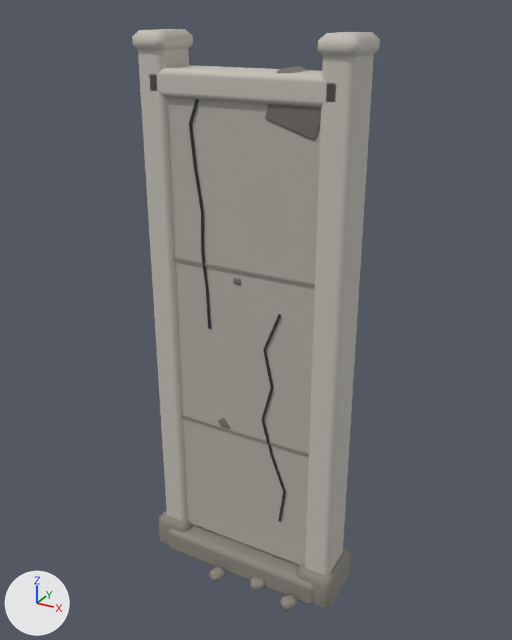
An edit to the glTF model navigateur/export/unity/barriere_beton_abime2.glb, drawn before and after from the same camera.
Camera for both pictures: a camera (50 mm lens) standing at (0.878, -1.567, 1.629) and looking at (0.013, 0.006, 0.842). Lighting does not change. The marker at lower left points along +X, +Y and +Z. The first picture is the older version. Vertices at exactly the same position are counted once.

Objects in the first picture: 'barriere_beton_cl.012', 'barriere_beton_cl_casse.008', 'barriere_beton_cl_clair.012', 'barriere_beton_cl_sombre.012', 'barriere_noir_cl.008', 'poteau_d_beton_cl_clair.012', 'poteau_d_beton_cl_sombre.012', 'poteau_g_beton_cl_clair.012' and 1 more.
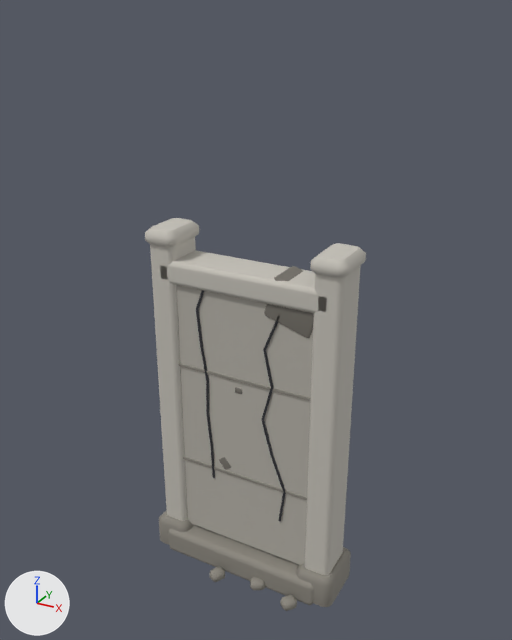
Pixel boxes [x1, y1, x2, y2] of what changed, in the pictures (512 x 640 px; the box of a moved part takes in the faces that stretch with it):
'barriere_beton_cl.012', reshaped (10% narrower, 40% shorter): before [167, 97, 320, 565]; after [176, 285, 313, 565]
'poteau_d_beton_cl_clair.012', mesh rescaled (18% narrower, 39% shorter): before [305, 32, 380, 575]; after [305, 243, 366, 575]
'poteau_g_beton_cl_clair.012', mesh rescaled (11% narrower, 38% shorter): before [132, 29, 193, 521]; after [145, 218, 199, 521]
'barriere_beton_cl_clair.012', moved: before [150, 65, 336, 107]; after [161, 250, 327, 313]
'barriere_beton_cl_casse.008', reshaped (mostly hidden): before [218, 66, 321, 429]; after [219, 266, 314, 470]
'barriere_noir_cl.008', reshaped (7% narrower, 45% shorter): before [189, 99, 286, 521]; after [196, 290, 286, 521]
part 2 of me_barriere_beton_cl_casse_012, moved or reshaped: before [233, 278, 241, 285]; after [235, 387, 242, 394]
part 3 of me_barriere_beton_cl_casse_012, moved or reshaped: before [218, 418, 230, 429]; after [219, 457, 231, 470]
part 4 of me_barriere_beton_cl_casse_012, moved or reshaped: before [265, 66, 321, 141]; after [264, 266, 314, 338]
part 6 of me_barriere_noir_cl_010, moved or reshaped: before [189, 99, 199, 125]; after [196, 290, 204, 310]
part 7 of me_barriere_noir_cl_010, moved or reshaped: before [189, 124, 197, 169]; after [196, 309, 203, 346]
part 8 of me_barriere_noir_cl_010, moved or reshaped: before [194, 169, 204, 212]; after [200, 346, 209, 382]
part 9 of me_barriere_noir_cl_010, moved or reshaped: before [201, 212, 204, 252]; after [206, 381, 209, 415]
part 10 of me_barriere_noir_cl_010, moved or reshaped: before [201, 252, 209, 292]; after [206, 414, 213, 447]
part 11 of me_barriere_noir_cl_010, moved or reshaped: before [206, 291, 211, 329]; after [211, 447, 215, 478]

The change, as a list of edits to the scene's bpy script:
```text
Change me_barriere_beton_cl_018:
    remove me_barriere_beton_cl_018.from_pydata(...)  # 96 vertices, 188 faces; spans x -0.26..0.26, y -0.05..0.05, z 0.09..1.475
    add me_barriere_beton_cl_018.from_pydata(...)  # 96 vertices, 188 faces; spans x -0.26..0.26, y -0.05..0.05, z 0.09..0.975
    me_barriere_beton_cl_018 part 1: all 48 vertices in x -0.26..0.26, y -0.05..0.05, z 1.465..1.475 are moved by (0.0, 0.0, -0.5)
Change me_barriere_beton_cl_casse_012:
    remove me_barriere_beton_cl_casse_012.from_pydata(...)  # 216 vertices, 396 faces; spans x -0.095..0.237, y -0.055..0.055, z 0.491..1.504
    add me_barriere_beton_cl_casse_012.from_pydata(...)  # 216 vertices, 396 faces; spans x -0.095..0.237, y -0.055..0.055, z 0.354..1.004
    me_barriere_beton_cl_casse_012 part 2: the loose piece of 24 vertices spanning x -0.027..0.002, y -0.052..0.052, z 0.958..0.981 is moved by (0.0, 0.0, -0.329)
    me_barriere_beton_cl_casse_012 part 3: the loose piece of 24 vertices spanning x -0.086..-0.039, y -0.052..0.052, z 0.491..0.539 is moved by (0.0, 0.0, -0.137)
    me_barriere_beton_cl_casse_012 part 4: the loose piece of 24 vertices spanning x 0.063..0.237, y -0.055..0.055, z 1.346..1.504 is moved by (0.0, 0.0, -0.5)
    other edits to the shape of me_barriere_beton_cl_casse_012 do not show in these pictures
Change me_barriere_beton_cl_clair_018:
    remove me_barriere_beton_cl_clair_018.from_pydata(...)  # 96 vertices, 188 faces; spans x -0.26..0.26, y -0.065..0.065, z 1.425..1.495
    add me_barriere_beton_cl_clair_018.from_pydata(...)  # 96 vertices, 188 faces; spans x -0.26..0.26, y -0.065..0.065, z 0.925..0.995
    me_barriere_beton_cl_clair_018 part 5: the whole mesh is moved by (0.0, 0.0, -0.5)
Change me_barriere_noir_cl_010:
    remove me_barriere_noir_cl_010.from_pydata(...)  # 96 vertices, 144 faces; spans x -0.145..0.142, y -0.055..-0.049, z 0.24..1.476
    add me_barriere_noir_cl_010.from_pydata(...)  # 96 vertices, 144 faces; spans x -0.145..0.142, y -0.055..-0.049, z 0.24..0.976
    me_barriere_noir_cl_010 part 6: the loose piece of 8 vertices spanning x -0.144..-0.097, y -0.055..-0.049, z 1.364..1.476 is moved by (0.0, 0.0, -0.5)
    me_barriere_noir_cl_010 part 7: the loose piece of 8 vertices spanning x -0.145..-0.128, y -0.055..-0.049, z 1.255..1.365 is moved by (0.0, 0.0, -0.5)
    me_barriere_noir_cl_010 part 8: the loose piece of 8 vertices spanning x -0.134..-0.111, y -0.055..-0.049, z 1.145..1.255 is moved by (0.0, 0.0, -0.5)
    me_barriere_noir_cl_010 part 9: the loose piece of 8 vertices spanning x -0.12..-0.111, y -0.055..-0.049, z 1.035..1.145 is moved by (0.0, 0.0, -0.5)
    me_barriere_noir_cl_010 part 10: the loose piece of 8 vertices spanning x -0.12..-0.103, y -0.055..-0.049, z 0.925..1.035 is moved by (0.0, 0.0, -0.5)
    me_barriere_noir_cl_010 part 11: the loose piece of 8 vertices spanning x -0.109..-0.099, y -0.055..-0.049, z 0.815..0.925 is moved by (0.0, 0.0, -0.5)
Change me_poteau_d_beton_cl_clair_018:
    remove me_poteau_d_beton_cl_clair_018.from_pydata(...)  # 192 vertices, 376 faces; spans x 0.2..0.3, y -0.08..0.08, z 0.05..1.58
    add me_poteau_d_beton_cl_clair_018.from_pydata(...)  # 192 vertices, 376 faces; spans x 0.2..0.3, y -0.08..0.08, z 0.05..1.08
    me_poteau_d_beton_cl_clair_018 part 12: the whole mesh is scaled about its middle by (1, 1, 0.666), then moved by (0.0, 0.0, -0.25)
Change me_poteau_g_beton_cl_clair_018:
    remove me_poteau_g_beton_cl_clair_018.from_pydata(...)  # 192 vertices, 376 faces; spans x -0.3..-0.2, y -0.08..0.08, z 0.05..1.58
    add me_poteau_g_beton_cl_clair_018.from_pydata(...)  # 192 vertices, 376 faces; spans x -0.3..-0.2, y -0.08..0.08, z 0.05..1.08
    me_poteau_g_beton_cl_clair_018 part 13: the whole mesh is scaled about its middle by (1, 1, 0.666), then moved by (0.0, 0.0, -0.25)
```
